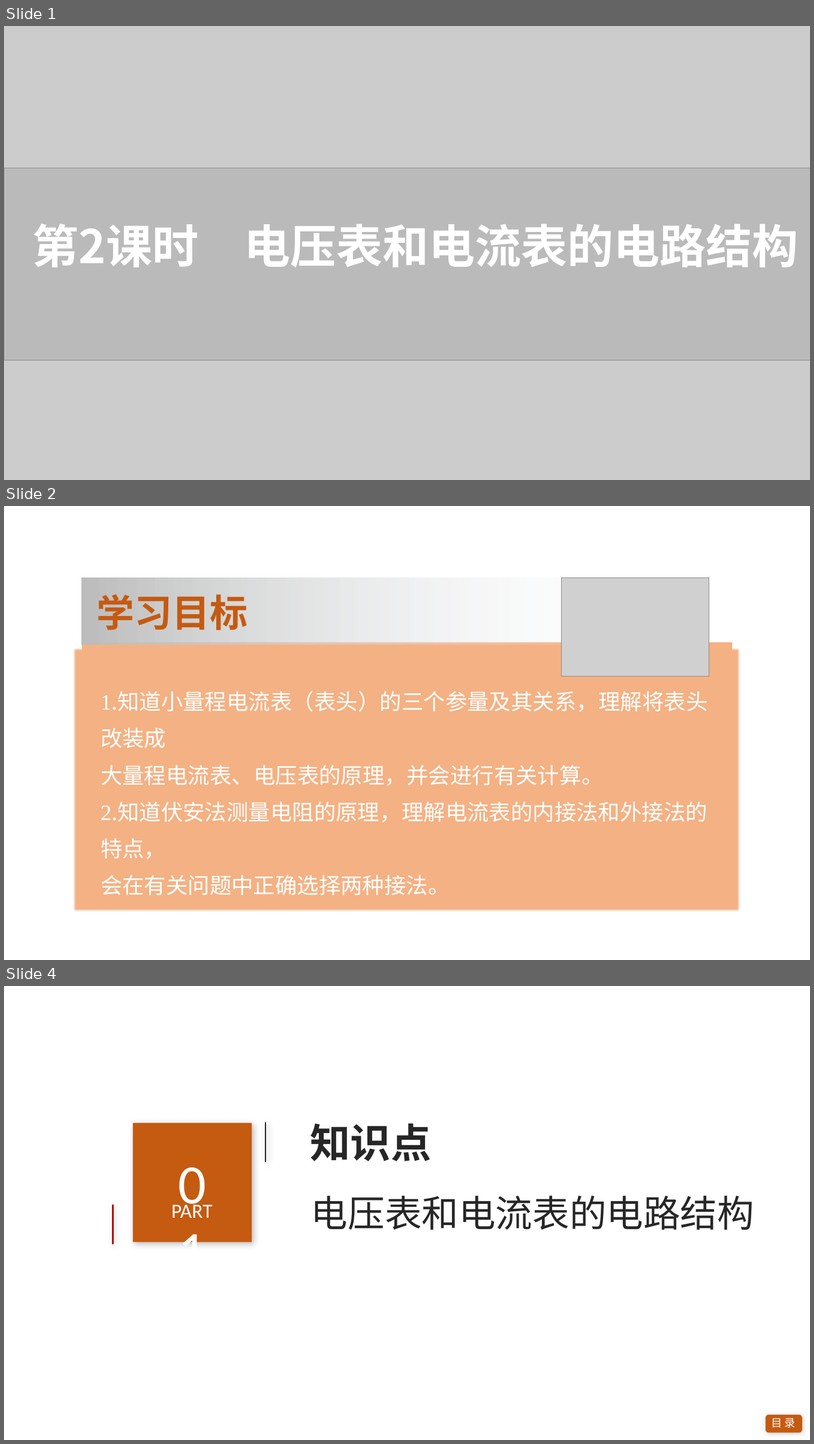
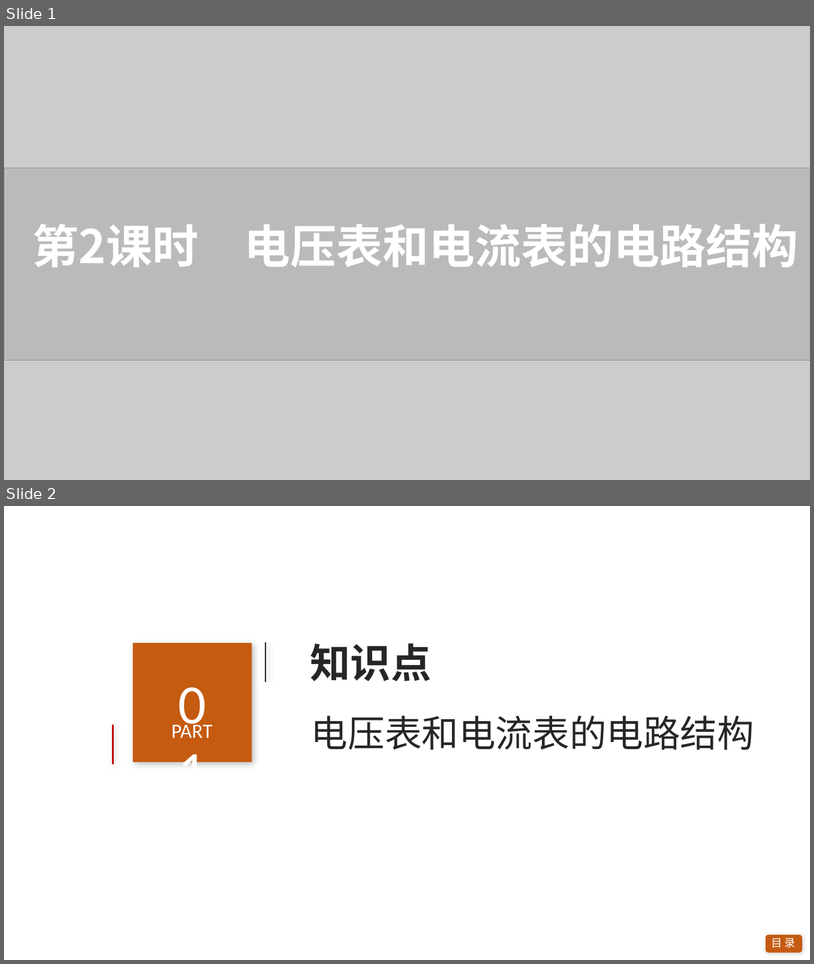
Before and after one commit to broshu/lab, a slide deck: ppt/电压表和电流表的电路结构.pptx. Shown one above the other, each under a label of ours: slides 1, 2 and 4 before the commit, slides 1 and 2 after it; the slides between them are not shown. The pictures are 814x1444 and 814x964 pixels, drawn with LibreOffice and Linux fonts; fonts in the diff are those of the drawing; grey boxes stand for pictures; background and template pictures are left out; a plain dark background stands for a picture behind light text. Boxes give left, top, right and bottom in pixels: in the first picture for what was removed or moved away, otherwise in the second. Text is boxed around its words. In the diff, an @@ line names an element or a change of style, - is before the commit and + after.

```diff
--- a/ppt/电压表和电流表的电路结构.pptx
+++ b/ppt/电压表和电流表的电路结构.pptx
@@ slide 2 removed at (4, 506, 810, 960), background #FFFFFF @@
@@ rectangle removed at (82, 577, 673, 645) @@
@@ picture removed at (562, 577, 710, 676) @@
@@ text removed at (97, 594, 248, 630) @@
-学习目标
@@ rectangle removed at (73, 647, 741, 912) @@
@@ rectangle removed at (82, 642, 733, 904) @@
@@ text removed at (101, 693, 708, 895) @@
-1.知道小量程电流表（表头）的三个参量及其关系，理解将表头改装成
-大量程电流表、电压表的原理，并会进行有关计算。
-2.知道伏安法测量电阻的原理，理解电流表的内接法和外接法的特点，
-会在有关问题中正确选择两种接法。
@@ what was slide 4 is now slide 2 @@
```
Also in this commit, not shown: 1 other slide removed.
